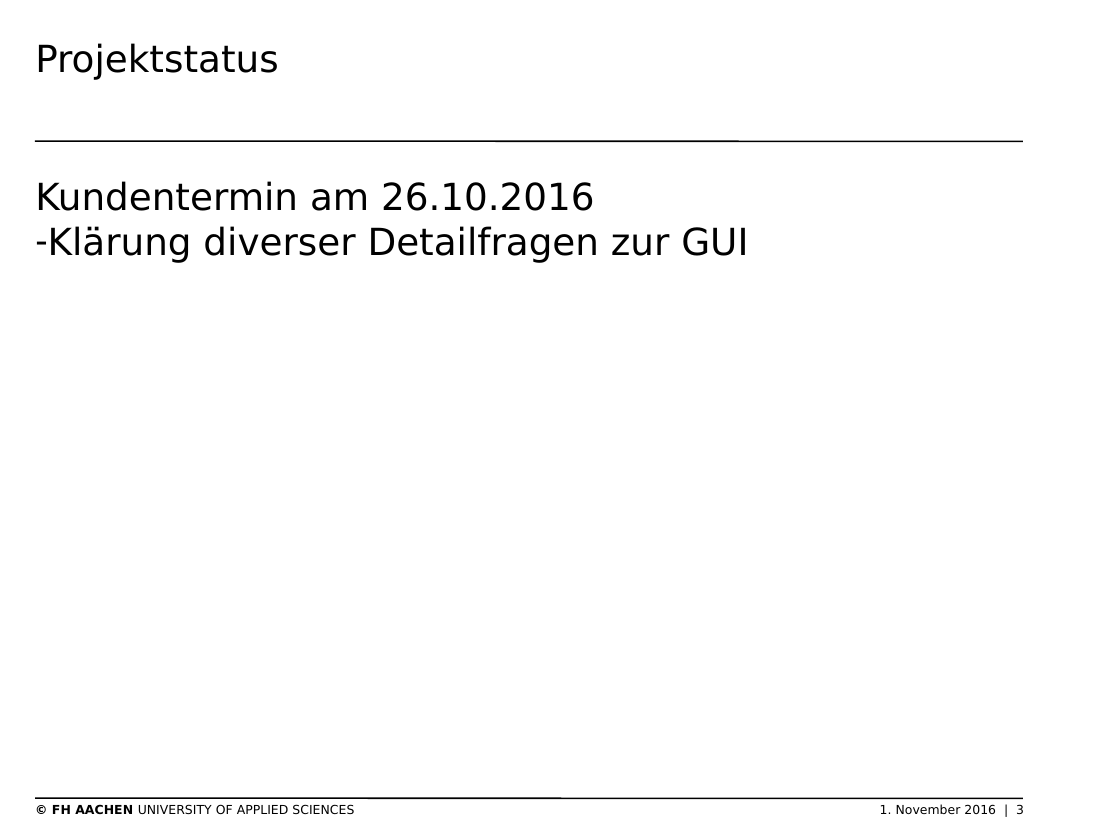
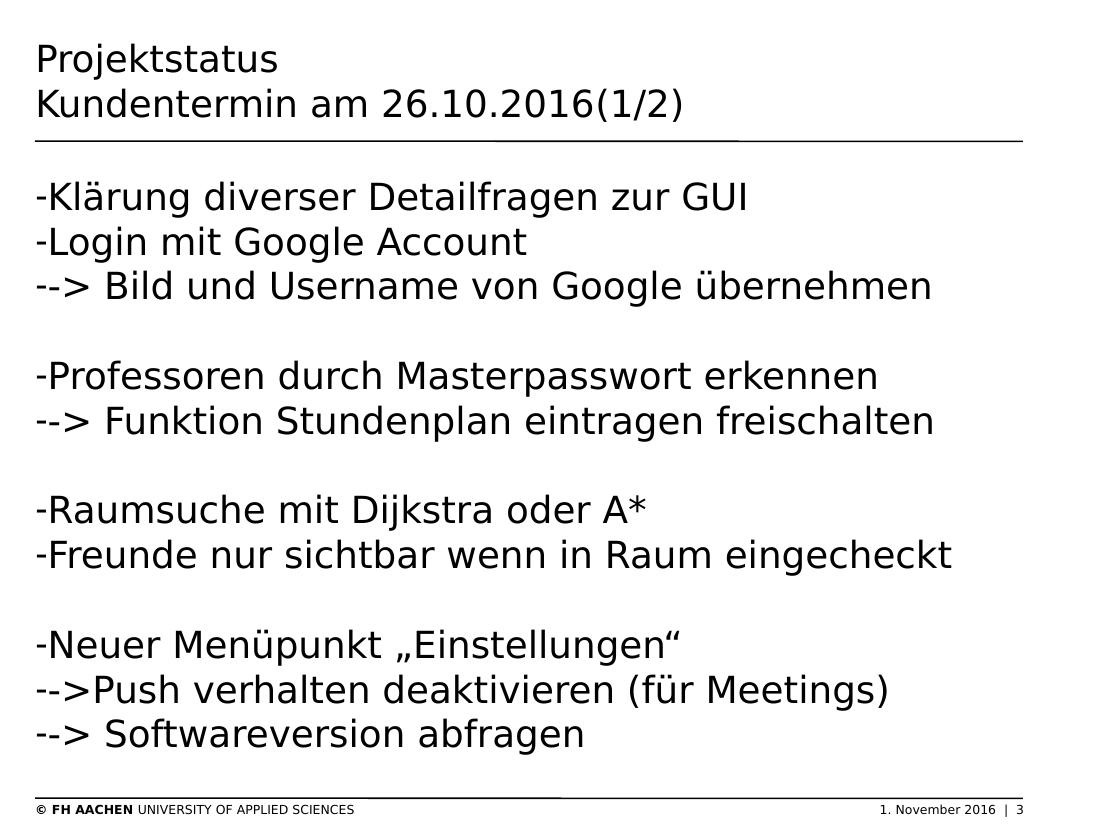
Before and after one commit to thomasgor/swe, a slide deck: slide 3 of Dokumente/Coaching/2016-11-02 Präsentation Projektmgmt.pptx. Drawn at 1120x840 pixels with LibreOffice and Linux fonts; fonts in the diff are those of the drawing; background and template pictures are left out. Boxes give left, top, right and bottom in pixels: in the first picture for what was removed or moved away, otherwise in the second. Text is boxed around its words. In the diff, an @@ line names an element or a change of style, - is before the commit and + after.

```diff
--- a/Dokumente/Coaching/2016-11-02 Präsentation Projektmgmt.pptx
+++ b/Dokumente/Coaching/2016-11-02 Präsentation Projektmgmt.pptx
@@ title at (x1=35, y1=43, x2=684, y2=122): text changed @@
-Projektstatus
+Projektstatus
+Kundentermin am 26.10.2016 (1/2)
@@ text at (x1=35, y1=181, x2=595, y2=211): paragraph removed @@
-Kundentermin am 26.10.2016
@@ text at (x1=48, y1=226, x2=952, y2=755): paragraphs added @@
+– Login mit Google Account
+– -> Bild und Username von Google übernehmen
+– Professoren durch Masterpasswort erkennen
+– -> Funktion Stundenplan eintragen freischalten
+– Raumsuche mit Dijkstra oder A*
+– Freunde nur sichtbar wenn in Raum eingecheckt
+– Neuer Menüpunkt „Einstellungen“
+– ->Push verhalten deaktivieren (für Meetings)
+– -> Softwareversion abfragen
```
Also in this commit, not shown: 2 other slides changed, 7 slides added, 3 slides removed.
